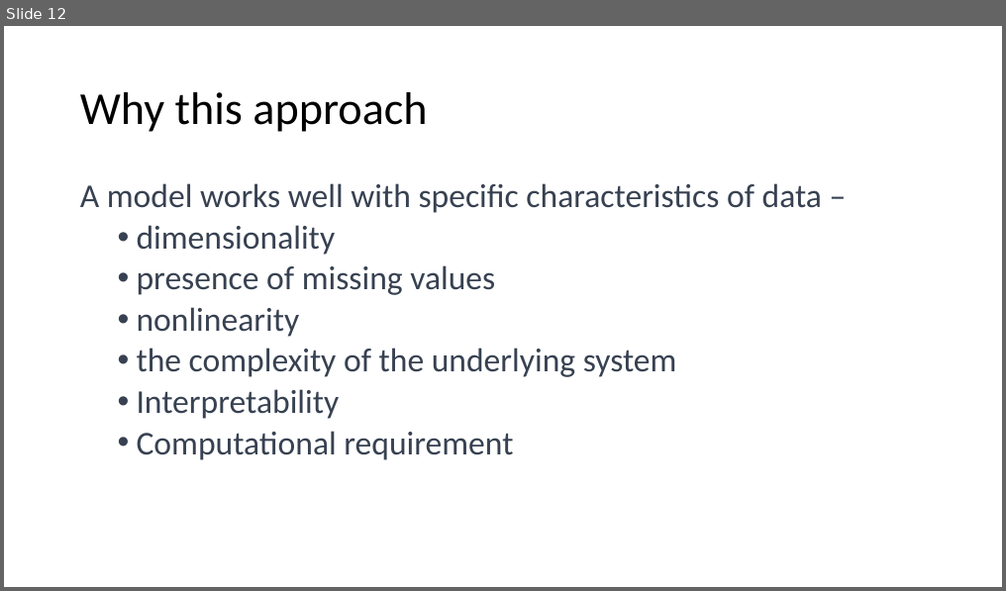
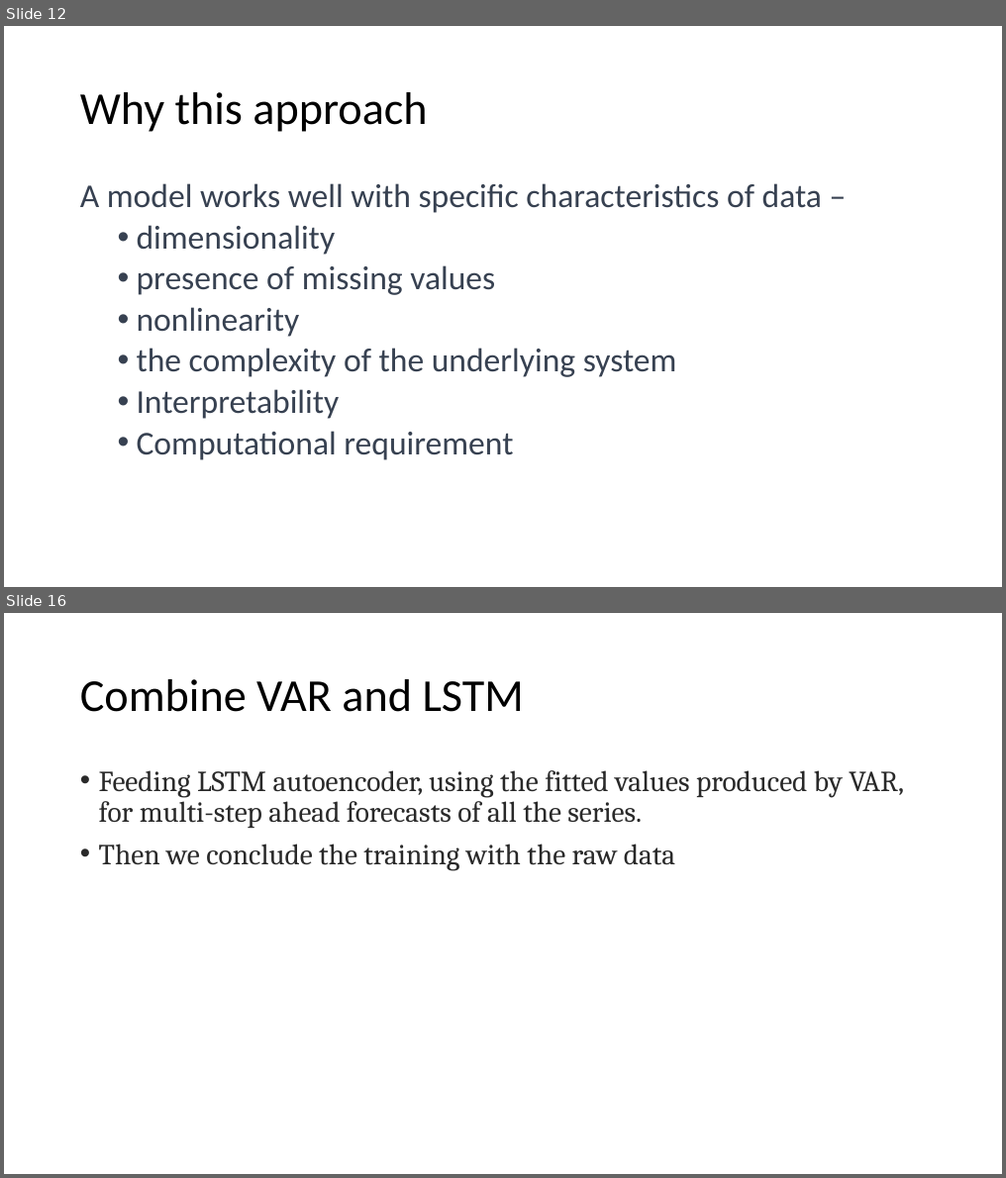
Before and after one commit to raidharmender/MultiVarTSPred, a slide deck: Multivar TS analysis and prediction.pptx. Shown one above the other, each under a label of ours: slide 12 before the commit, slides 12 and 16 after it; the slides between them are not shown. The pictures are 1006x591 and 1006x1178 pixels, drawn with LibreOffice and Linux fonts; fonts in the diff are those of the drawing. Boxes give left, top, right and bottom in pixels: in the first picture for what was removed or moved away, otherwise in the second. Text is boxed around its words. In the diff, an @@ line names an element or a change of style, - is before the commit and + after.

```diff
--- a/Multivar TS analysis and prediction.pptx
+++ b/Multivar TS analysis and prediction.pptx
@@ slide 16 added at <box>4,613,1002,1174</box>, background #FFFFFF @@
@@ title added at <box>80,679,524,712</box>, 44 pt, text #000000 @@
+Combine VAR and LSTM
@@ text added at <box>99,770,904,870</box>, 28 pt, text #292929 @@
+• Feeding LSTM autoencoder, using the fitted values produced by VAR, for multi-step ahead forecasts of all the series.
+• Then we conclude the training with the raw data
```
Also in this commit, not shown: 1 slide changed, 4 other slides added.
